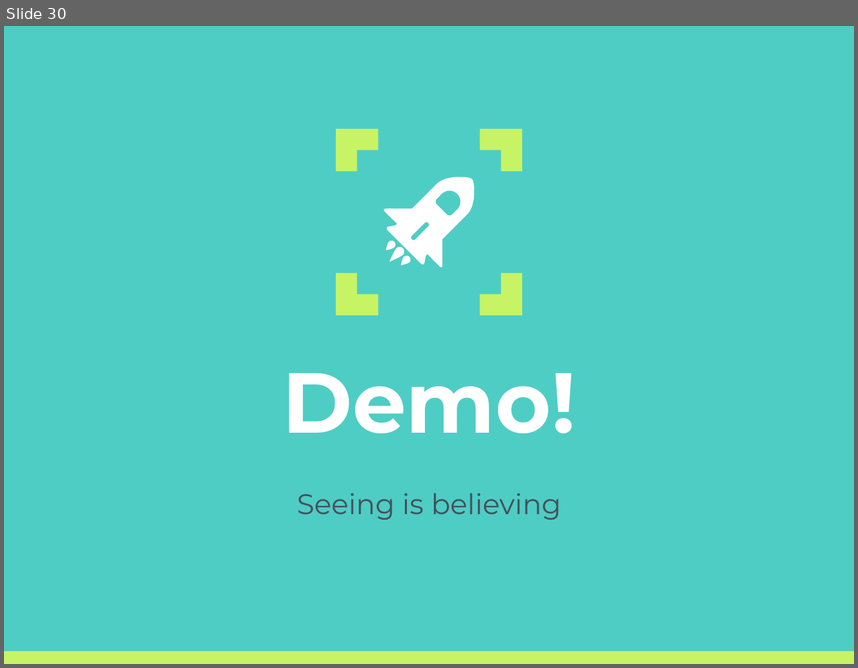
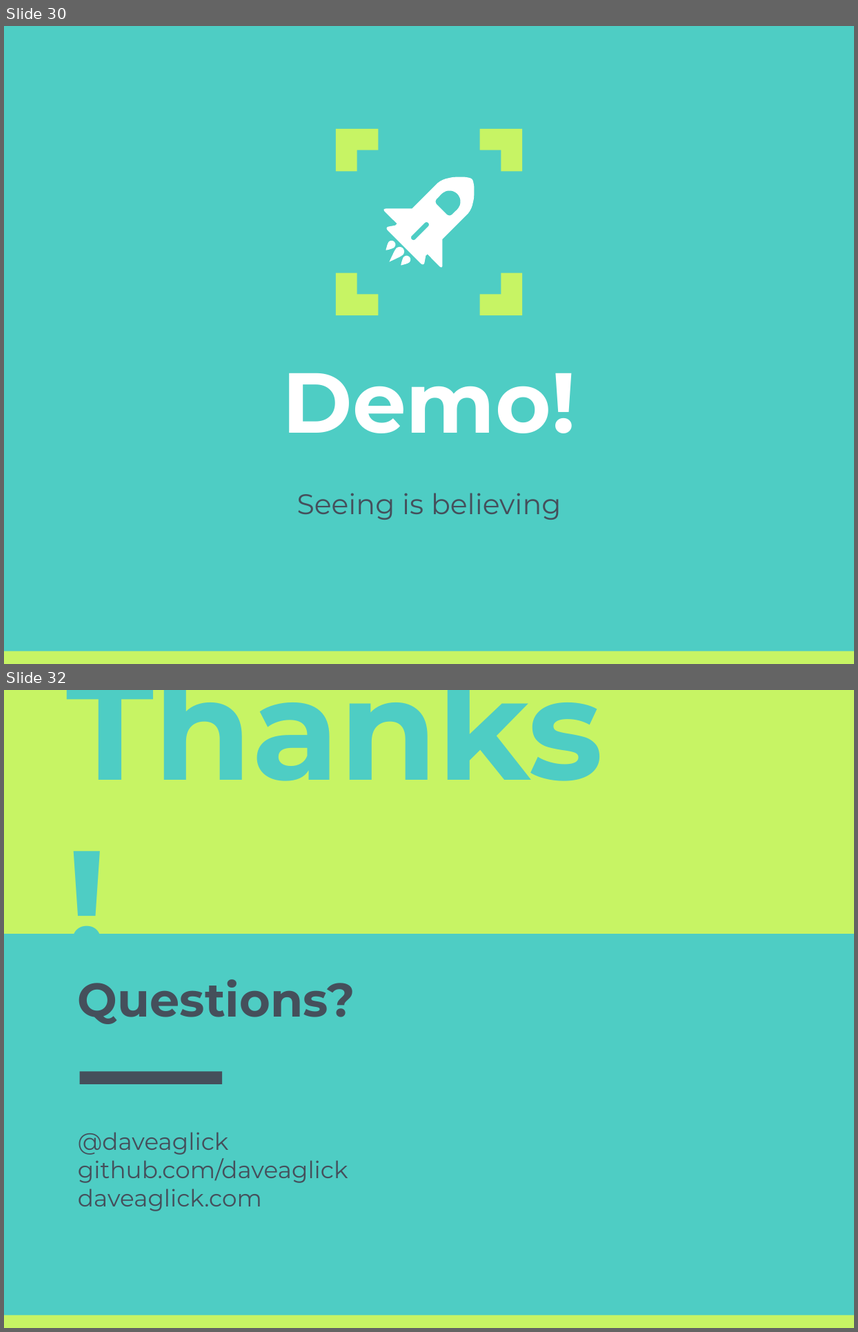
Before and after one commit to daveaglick/Presentations, a slide deck: Unboxed/CuttingThroughTheStatic.pptx. Shown one above the other, each under a label of ours: slide 30 before the commit, slides 30 and 32 after it; the slides between them are not shown. The pictures are 858x668 and 858x1332 pixels, drawn with LibreOffice and Linux fonts; fonts in the diff are those of the drawing. Boxes give left, top, right and bottom in pixels: in the first picture for what was removed or moved away, otherwise in the second. Text is boxed around its words. In the diff, an @@ line names an element or a change of style, - is before the commit and + after.

```diff
--- a/Unboxed/CuttingThroughTheStatic.pptx
+++ b/Unboxed/CuttingThroughTheStatic.pptx
@@ slide 32 added at <box>4,690,854,1328</box>, background #4ECDC4; not listed: 1 template element that a slide beside it also shows @@
@@ rectangle added at <box>4,690,854,934</box>, fill #C7F464 @@
@@ title added at <box>67,690,604,781</box>, 120 pt, text #4ECDC4, bold @@
+Thanks!
@@ subtitle added at <box>78,979,355,1024</box>, 40 pt, text #454F5B, bold @@
+Questions?
@@ rectangle added at <box>80,1071,223,1083</box>, fill #454F5B @@
@@ text added at <box>78,1132,348,1211</box>, 20 pt, text #454F5B @@
+@daveaglick
+github.com/daveaglick
+daveaglick.com
```
Also in this commit, not shown: 1 other slide added.
